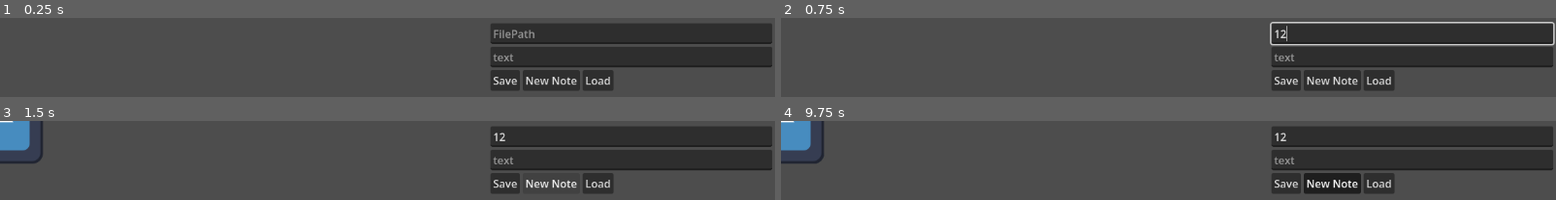
Above: before the commit, frames 1-4 (two rows, left to right).
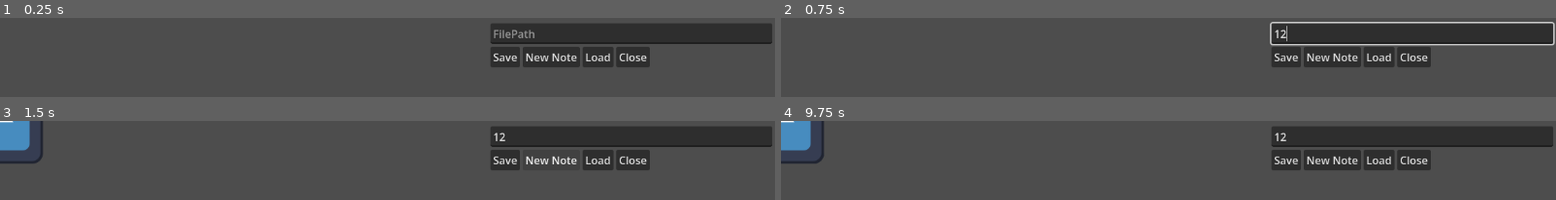
Above: after the commit, the same moments.

Repository: JoshDean599/12DI-Josh-Dean
Game: Godot game, scene res://Scenes/game_handler.tscn
Two runs of this game, one before a commit and one after it. Both use one fixed random seed, a clock stepped at 60 frames per second and the inputs below. The engine's default icon, where the game draws it, is replaced by a stand-in: a white triangle on a blue panel in a dark square.
Inputs (mouse positions are in pixels of both pictures, inside the frame that each line leads up to):
- Up to frame 1 (0.25 s): no input
- Up to frame 2 (0.75 s): click (1408, 33) at 0.52 s; type "12" at 0.6 s
- Up to frame 3 (1.5 s): click "New Note" at 1.25 s
- Up to frame 4 (9.75 s): click "New Note" at 2 s; click "Save" at 2.75 s; click "Load" at 3.5 s; click "New Note" at 4.25 s; tap Enter at 5, 6.5, 8 s; move the mouse to (outside the picture) at 5.02 s; hold Space (spaceBarPressed, bound only after the commit) 5.03-5.78 s; move the mouse to (outside the picture) at 5.77 s; tap Space (spaceBarPressed, bound only after the commit) at 5.85, 7.35, 8.85 s; move the mouse to (outside the picture) at 6.52 s; hold Space (spaceBarPressed, bound only after the commit) 6.53-7.28 s; move the mouse to (outside the picture) at 7.27 s; move the mouse to (outside the picture) at 8.02 s; hold Space (spaceBarPressed, bound only after the commit) 8.03-8.78 s; move the mouse to (outside the picture) at 8.77 s; move the mouse to (outside the picture) at 9.52 s; hold Space (spaceBarPressed, bound only after the commit) from 9.53 s (still down)

The runs differ from the first frame. In frame 1, 8.7% of the frame differs, in the area x 63-100%, y 36-92%; in frame 2, 8.7%; in frame 3, 7.6%; in frame 4, 8.9%, in the area x 63-100%, y 36-93%.
Error after the commit: Unable to iterate on object of type 'Nil'. (res://Scripts/editor.gd:39)

Commit message:
5_3_26 - Finished rough editor

Diff:
--- a/skill-training/Scenes/editor.tscn
+++ b/skill-training/Scenes/editor.tscn
@@ -16,10 +16,6 @@
 layout_mode = 2
 placeholder_text = "FilePath"
 
-[node name="LineEdit2" type="LineEdit" parent="UI" unique_id=377273443]
-layout_mode = 2
-placeholder_text = "text"
-
 [node name="HBoxContainer" type="HBoxContainer" parent="UI" unique_id=2109169086]
 layout_mode = 2
 
@@ -35,8 +31,13 @@
 layout_mode = 2
 text = "Load"
 
+[node name="CloseEditor" type="Button" parent="UI/HBoxContainer" unique_id=1661164496]
+layout_mode = 2
+text = "Close"
+
 [node name="Notes" type="Node2D" parent="." unique_id=1832250669]
 
 [connection signal="pressed" from="UI/HBoxContainer/SaveButton" to="." method="_on_save_button_pressed"]
 [connection signal="pressed" from="UI/HBoxContainer/CreateNewNoteButton" to="." method="_on_create_new_note_button_pressed"]
 [connection signal="pressed" from="UI/HBoxContainer/LoadButton" to="." method="_on_load_button_pressed"]
+[connection signal="pressed" from="UI/HBoxContainer/CloseEditor" to="." method="_on_close_editor_pressed"]
--- a/skill-training/Scripts/editor.gd
+++ b/skill-training/Scripts/editor.gd
@@ -2,15 +2,6 @@
 
 const BASE_PATH = "res://SongMaps/"
 var Note = preload("res://Scenes/editor_note.tscn")
-var noteAmmount = 0
-
-# Called when the node enters the scene tree for the first time.
-func _ready() -> void:
-	pass # Replace with function body.
-
-# Called every frame. 'delta' is the elapsed time since the previous frame.
-func _process(delta: float) -> void:
-	pass
 
 func saveMap(path: String, data: Dictionary) -> void:
 	if FileAccess.file_exists(path):
@@ -30,23 +21,24 @@
 	var saveData = {}
 	for i in $Notes.get_children():
 		saveData[i.name] = {}
-		saveData[i.name].time = i.timeValue
+		saveData[i.name].time = i.SPINBOX.value
+		saveData[i.name].position = i.position
 
 	saveMap(BASE_PATH + $UI/SavePath.text + ".json", saveData)
 
 func _on_create_new_note_button_pressed() -> void:
 	var newNote = Note.instantiate()
 	$Notes.add_child(newNote)
-	newNote.name = str(noteAmmount)
-	noteAmmount += 1
+	newNote.name = str($Notes.get_children().size())
 
 func _on_load_button_pressed() -> void:
 	var savePath = BASE_PATH + $UI/SavePath.text + ".json"
 	if savePath:
 		var saveString = FileAccess.get_file_as_string(savePath)
 		var saveAsDict = JSON.parse_string(saveString)
-		print(saveAsDict)
+		for i in saveAsDict:
+			if $Notes.get_child(int(i)):
+				$Notes.get_child(int(i)).SPINBOX.value = saveAsDict[i].time
 
-
-
-	pass # Replace with function body.
+func _on_close_editor_pressed() -> void:
+	visible = false
--- a/skill-training/Scripts/editor_note.gd
+++ b/skill-training/Scripts/editor_note.gd
@@ -1,5 +1,6 @@
 extends Sprite2D
 
+const GRID_SIZE: Vector2 = Vector2(64, 64)
 var dragging = false
 var draggedOffset = Vector2.ZERO #Offset
 
@@ -8,18 +9,17 @@
 var openMenu = false
 @onready var clickTimer = $ClickDetector/Timer
 @onready var menu = $Menu
-
-var currentName = "New Note :D"
-var timeValue = 0.0
-
+@onready var SPINBOX = $Menu/MarginContainer/VBoxContainer/HBoxContainer/SpinBox
 
 func _ready() -> void:
 	menu.visible = false
-	print($Menu/MarginContainer/VBoxContainer/HBoxContainer/SpinBox.value)
 
 func _process(delta: float) -> void:
 	if dragging:
-		position = get_global_mouse_position() - draggedOffset
+		if Input.is_action_pressed("spaceBarPressed"):
+			position = (get_global_mouse_position() - draggedOffset).snapped(GRID_SIZE)
+		else:
+			position = get_global_mouse_position() - draggedOffset
 	if openMenu:
 		openMenu = false
 		menu.visible = !menu.visible
@@ -40,10 +40,3 @@
 
 func _on_click_detector_button_up() -> void:
 	dragging = false
-
-func _on_spin_box_value_changed(value: float) -> void:
-	timeValue = value
-
-func set_time(newTime):
-	print(newTime)
-	pass
--- a/skill-training/project.godot
+++ b/skill-training/project.godot
@@ -17,7 +17,18 @@
 
 [input]
 
-input={
+ui_accept={
+"deadzone": 0.5,
+"events": [Object(InputEventKey,"resource_local_to_scene":false,"resource_name":"","device":0,"window_id":0,"alt_pressed":false,"shift_pressed":false,"ctrl_pressed":false,"meta_pressed":false,"pressed":false,"keycode":4194309,"physical_keycode":0,"key_label":0,"unicode":0,"location":0,"echo":false,"script":null)
+, Object(InputEventKey,"resource_local_to_scene":false,"resource_name":"","device":0,"window_id":0,"alt_pressed":false,"shift_pressed":false,"ctrl_pressed":false,"meta_pressed":false,"pressed":false,"keycode":4194310,"physical_keycode":0,"key_label":0,"unicode":0,"location":0,"echo":false,"script":null)
+]
+}
+ui_select={
+"deadzone": 0.5,
+"events": [Object(InputEventJoypadButton,"resource_local_to_scene":false,"resource_name":"","device":-1,"button_index":3,"pressure":0.0,"pressed":false,"script":null)
+]
+}
+spaceBarPressed={
 "deadzone": 0.2,
 "events": [Object(InputEventKey,"resource_local_to_scene":false,"resource_name":"","device":-1,"window_id":0,"alt_press …(191 unchanged characters)…
 ]
Not shown, changed: skill-training/SongMaps/.json
